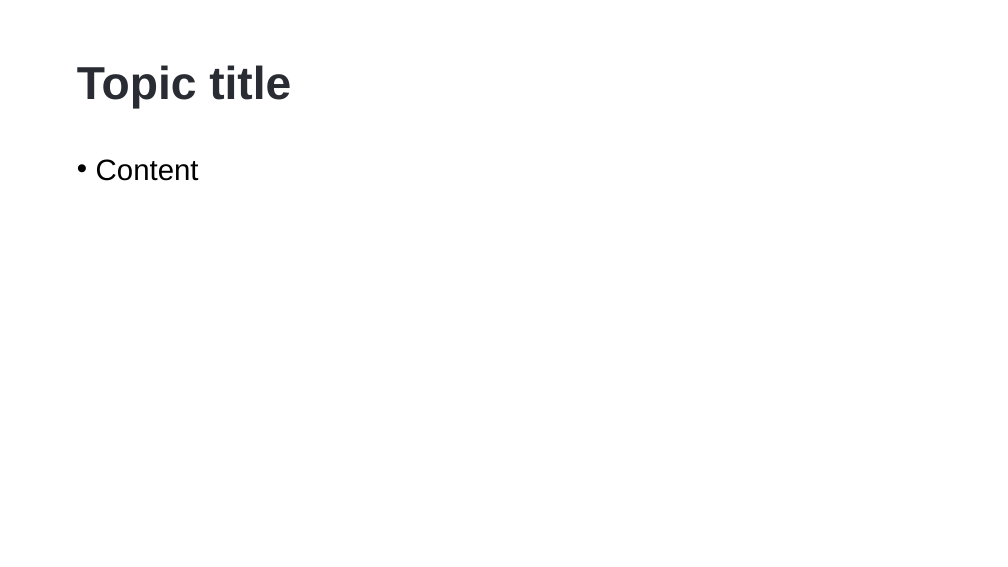
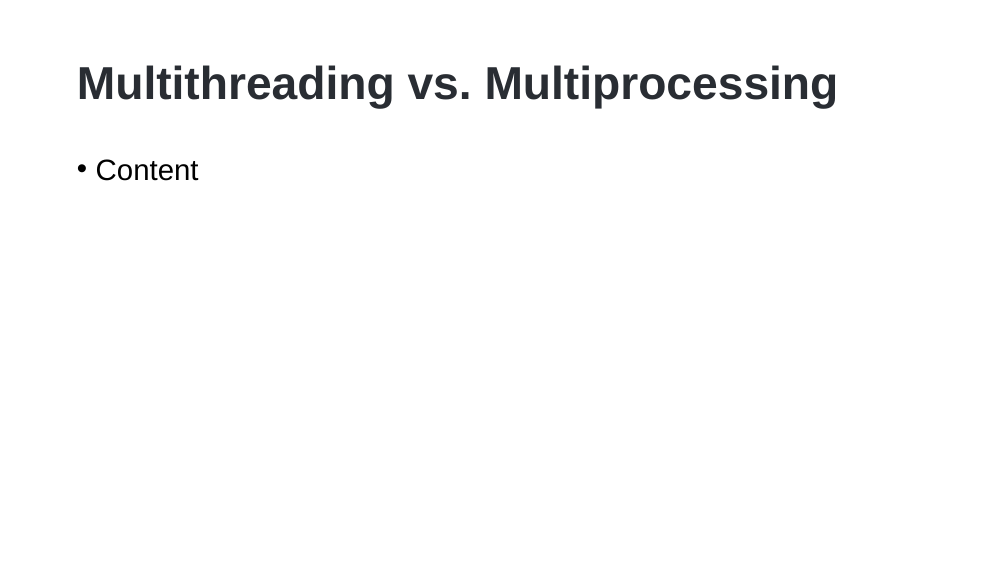
Before and after one commit to hikalkan/presentations, a slide deck: slide 3 of 2023-06-01 Dealing with Concurrency - Multi-Threading in Dotnet/Dotnet-Multi-Threading.pptx. Drawn at 1008x567 pixels with LibreOffice and Linux fonts; fonts in the diff are those of the drawing; background and template pictures are left out. Boxes give left, top, right and bottom in pixels: in the first picture for what was removed or moved away, otherwise in the second. Text is boxed around its words. In the diff, an @@ line names an element or a change of style, - is before the commit and + after.

```diff
--- a/2023-06-01 Dealing with Concurrency - Multi-Threading in Dotnet/Dotnet-Multi-Threading.pptx
+++ b/2023-06-01 Dealing with Concurrency - Multi-Threading in Dotnet/Dotnet-Multi-Threading.pptx
@@ title at <box>77,65,839,109</box>: text changed @@
-Topic title
+Multithreading vs. Multiprocessing
```
Also in this commit, not shown: 1 other slide changed.
